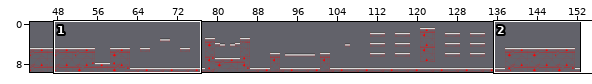
Level history. Tiled map: core/assets/maps/IntroStage.tmx. The picture above shows the old version from afar; the outline marks the close-up.
Close-up. As it was:
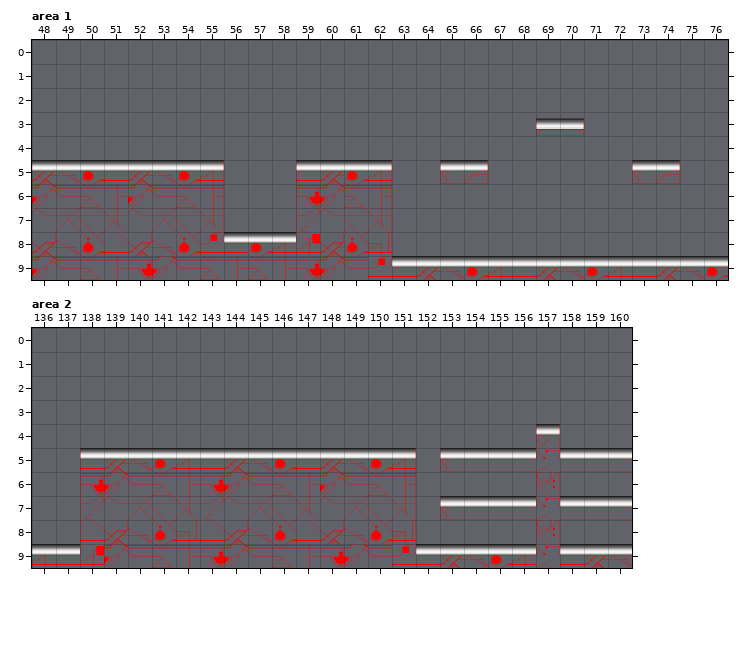
Cells are 62x62 px. Shown: area 1 x 48..76, y 0..9; area 2 x 136..160, y 0..9. The commit also changed other parts of the map, which this record leaves out. Tiles whose own drawing changed are shown in their newer look in all pictures.
Now the later version:
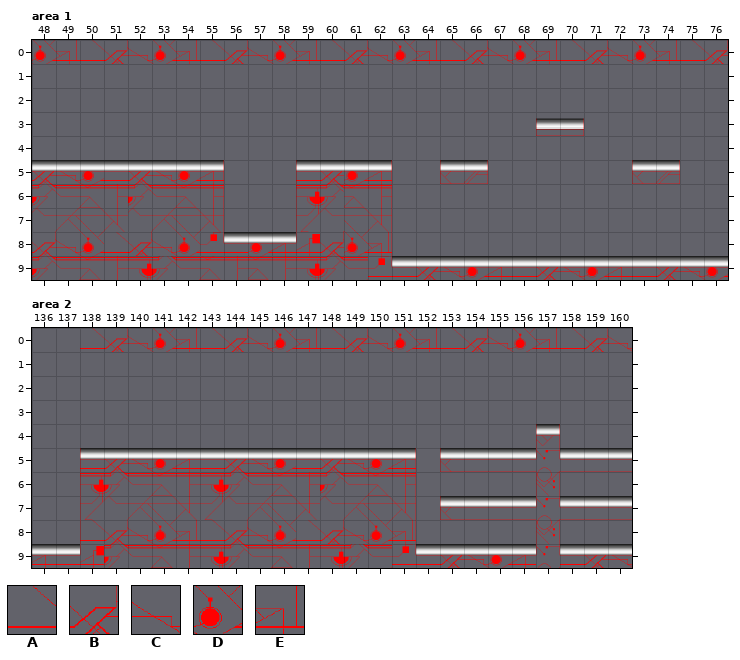
Key: from "ground-sheet": A 30, B 31, C 32, D 33, E 34.
_ is an empty cell, . an unchanged one.
Diff:
--- layer "Map", area 1
@@ x 48..76 @@
- 0 _____________________________
+ 0 DEABCDEABCDEABCDEABCDEABCDEAB
--- layer "Map", area 2
@@ x 138..160 @@
- 0 _______________________
+ 0 ABCDEABCDEABCDEABCDEABC
